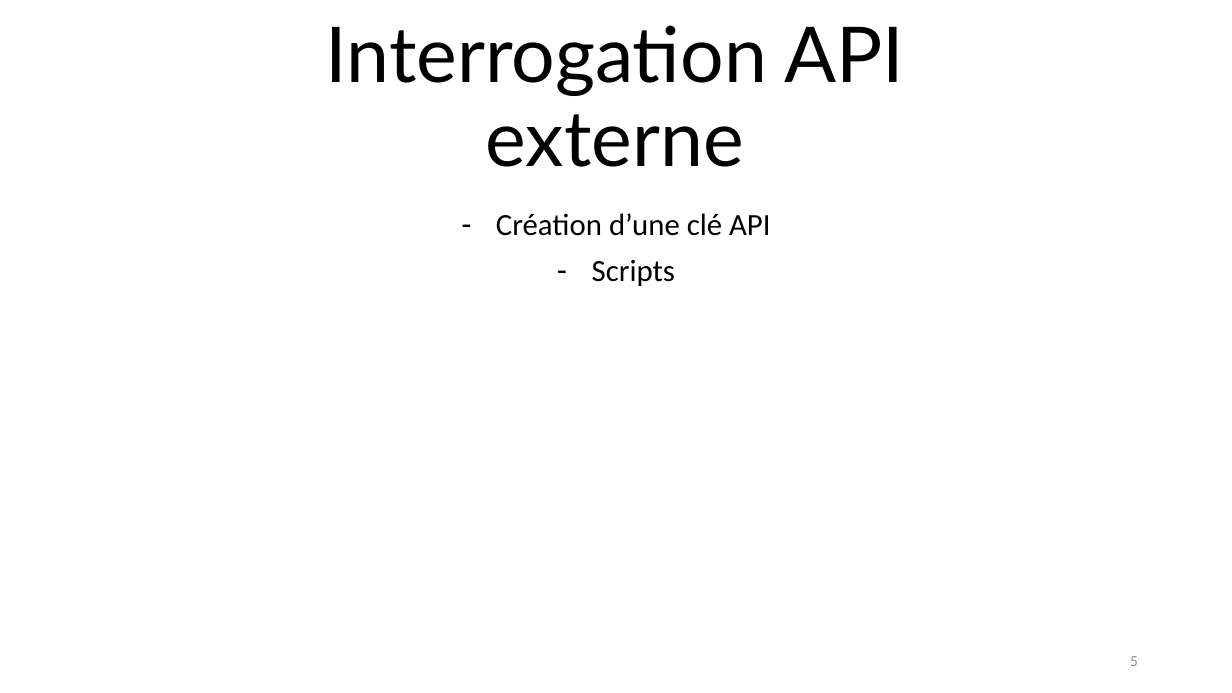
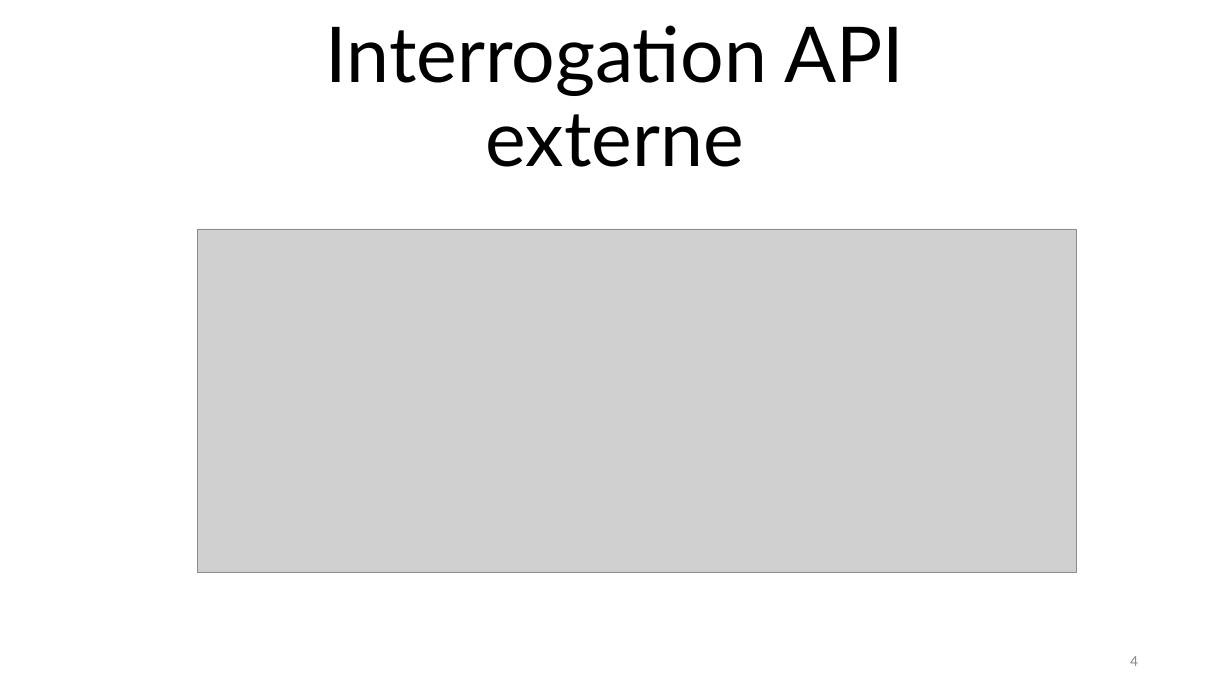
Before and after one commit to chopinvictor/CUBES-2, a slide deck: slide 4 of Présentation CUBE 2.pptx (slide 5 before the commit). Drawn at 1232x693 pixels with LibreOffice and Linux fonts; fonts in the diff are those of the drawing; grey boxes stand for pictures; background and template pictures are left out. Boxes give left, top, right and bottom in pixels: in the first picture for what was removed or moved away, otherwise in the second. Text is boxed around its words. In the diff, an @@ line names an element or a change of style, - is before the commit and + after.

Commit message:
Enrichissement PPT et scripts de tests

```diff
--- a/Présentation CUBE 2.pptx
+++ b/Présentation CUBE 2.pptx
@@ picture added at box(197, 229, 1076, 573) @@
@@ subtitle removed at box(496, 213, 770, 286) @@
-– Création d’une clé API
-– Scripts
@@ page number at box(1130, 656, 1138, 666): text changed @@
-5
+4
```
Also in this commit, not shown: 5 other slides changed, 2 other files.
